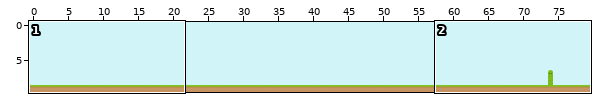
Two versions of a level (Tiled map, android/assets/sheepJumpMap.tmx). The picture above shows the old version from afar; the outline marks the close-up.
Close-up. Earlier state:
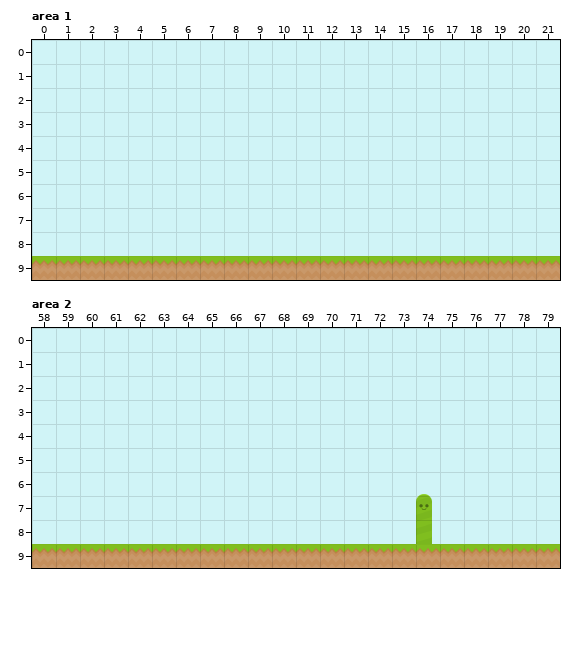
Cells are 70x70 px. Shown: area 1 x 0..21, y 0..9; area 2 x 58..79, y 0..9. The commit also changed other parts of the map, which this record leaves out.
The result:
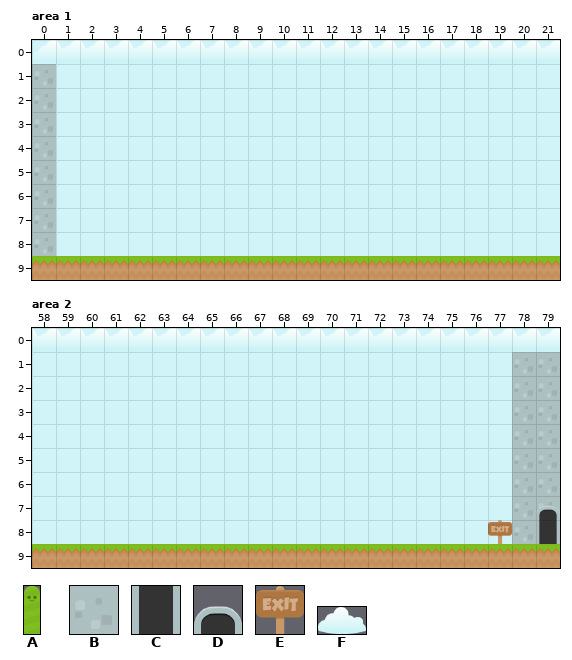
Key: from "tileset": A 8 "hill_large", B 21 "castleCenter", C 22 "door_openMid", D 23 "door_openTop", E 24 "signExit", F 26 "cloud1".
_ is an empty cell.
Tiles of an added or newly shown layer are drawn over the layers below it.
Edits made:
Layer "background_items", area 1:
y 0: x 0..21 ______________________ -> FFFFFFFFFFFFFFFFFFFFFF
y 1..8: x 0 _ -> B
Layer "background_items", area 2:
y 0: x 58..79 ______________________ -> FFFFFFFFFFFFFFFFFFFFFF
y 1..8: x 78..79 __ -> BB
Layer "foreground", area 2:
y 8: x 74 A -> _
Layer "exit" (added), area 2:
y 7: x 79 _ -> D
y 8: x 77 _ -> E; x 79 _ -> C
Pixel boxes of the changes (left, top, right, bottom) in both close-ups:
added: (32, 40, 560, 256)
changed: (32, 328, 560, 544)
